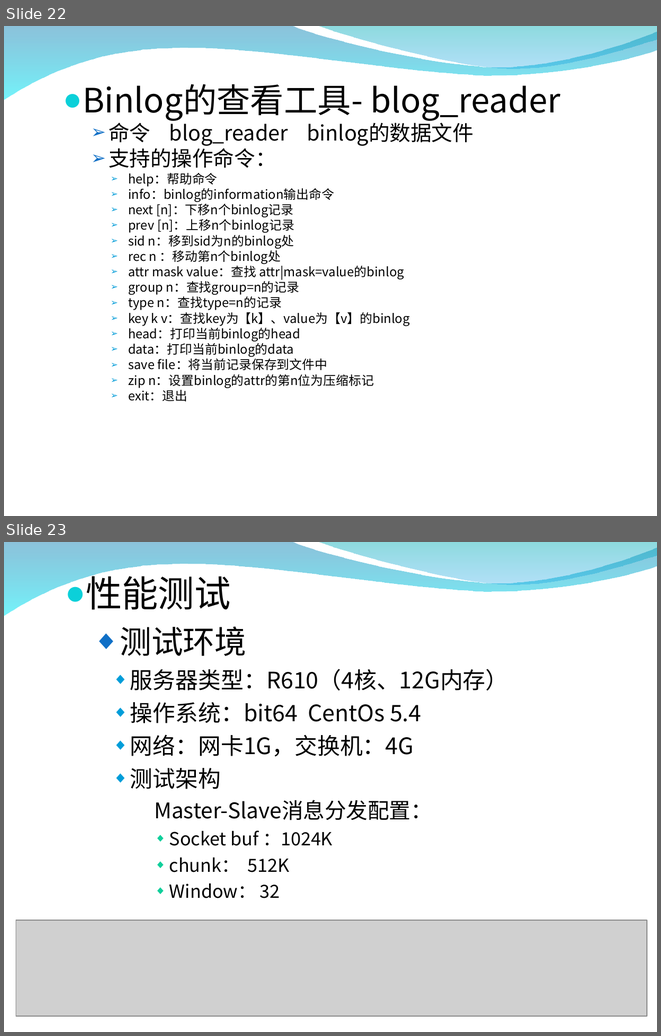
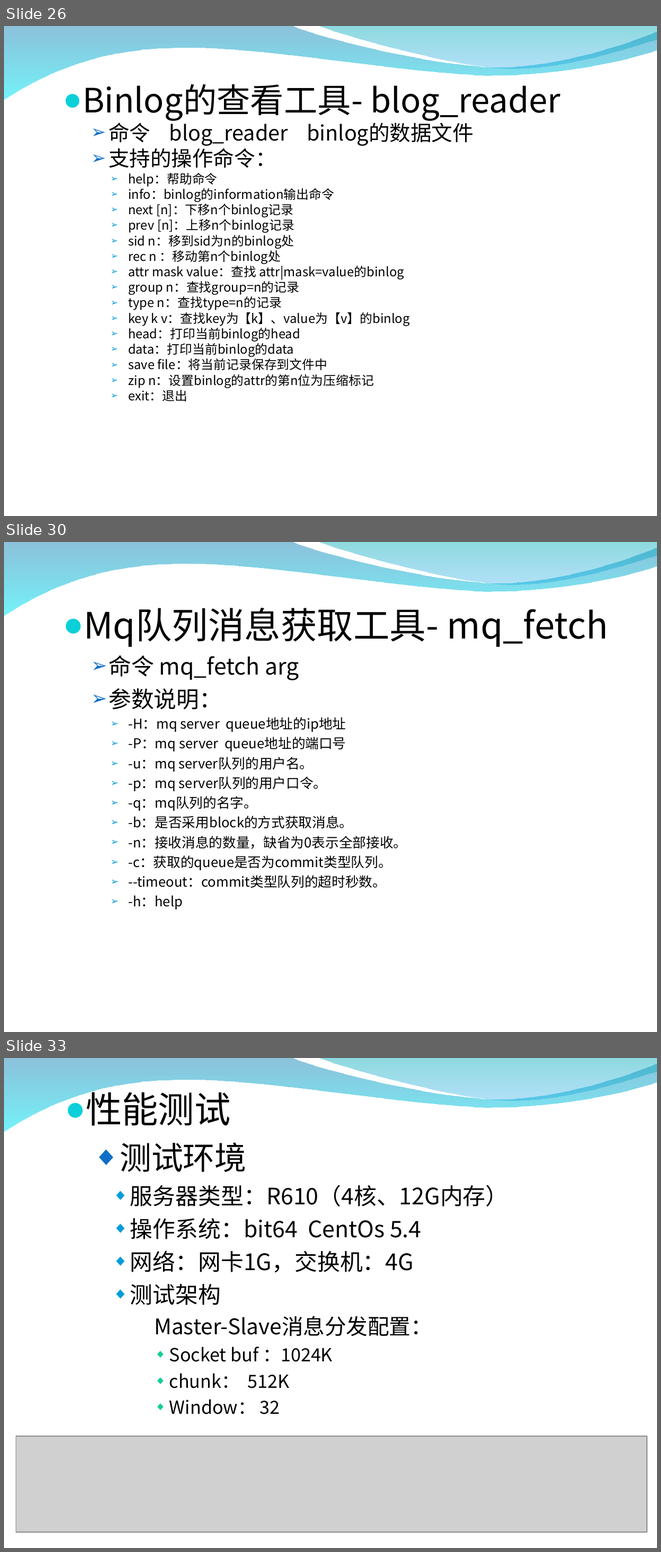
Before and after one commit to zxf1864/cwinux-mq, a slide deck: mq/doc/mq_introduce.ppt. Shown one above the other, each under a label of ours: slides 22 and 23 before the commit, slides 26, 30 and 33 after it; the slides between them are not shown. The pictures are 661x1036 and 661x1552 pixels, drawn with LibreOffice and Linux fonts; fonts in the diff are those of the drawing; grey boxes stand for pictures; background and template pictures are left out. Boxes give left, top, right and bottom in pixels: in the first picture for what was removed or moved away, otherwise in the second. Text is boxed around its words. In the diff, an @@ line names an element or a change of style, - is before the commit and + after.

```diff
--- a/mq/doc/mq_introduce.ppt
+++ b/mq/doc/mq_introduce.ppt
@@ slide 30 added at (4,542,657,1032), background picture (left out); not listed: 2 template elements that a slide beside it also shows @@
@@ text added at (84,608,608,909), 12 pt, text #000000 @@
+● Mq队列消息获取工具- mq_fetch
+  ➢ 命令 mq_fetch arg
+  ➢ 参数说明：
+    ➢ -H：mq server queue地址的ip地址
+    ➢ -P：mq server queue地址的端口号
+    ➢ -u：mq server队列的用户名。
+    ➢ -p：mq server队列的用户口令。
+    ➢ -q：mq队列的名字。
+    ➢ -b：是否采用block的方式获取消息。
+    ➢ -n：接收消息的数量，缺省为0表示全部接收。
+    ➢ -c：获取的queue是否为commit类型队列。
+    ➢ --timeout：commit类型队列的超时秒数。
+    ➢ -h：help
@@ what was slide 22 is now slide 26 @@
@@ what was slide 23 is now slide 33 @@
```
Also in this commit, not shown: 13 slides changed, 9 other slides added, 1 other file.
